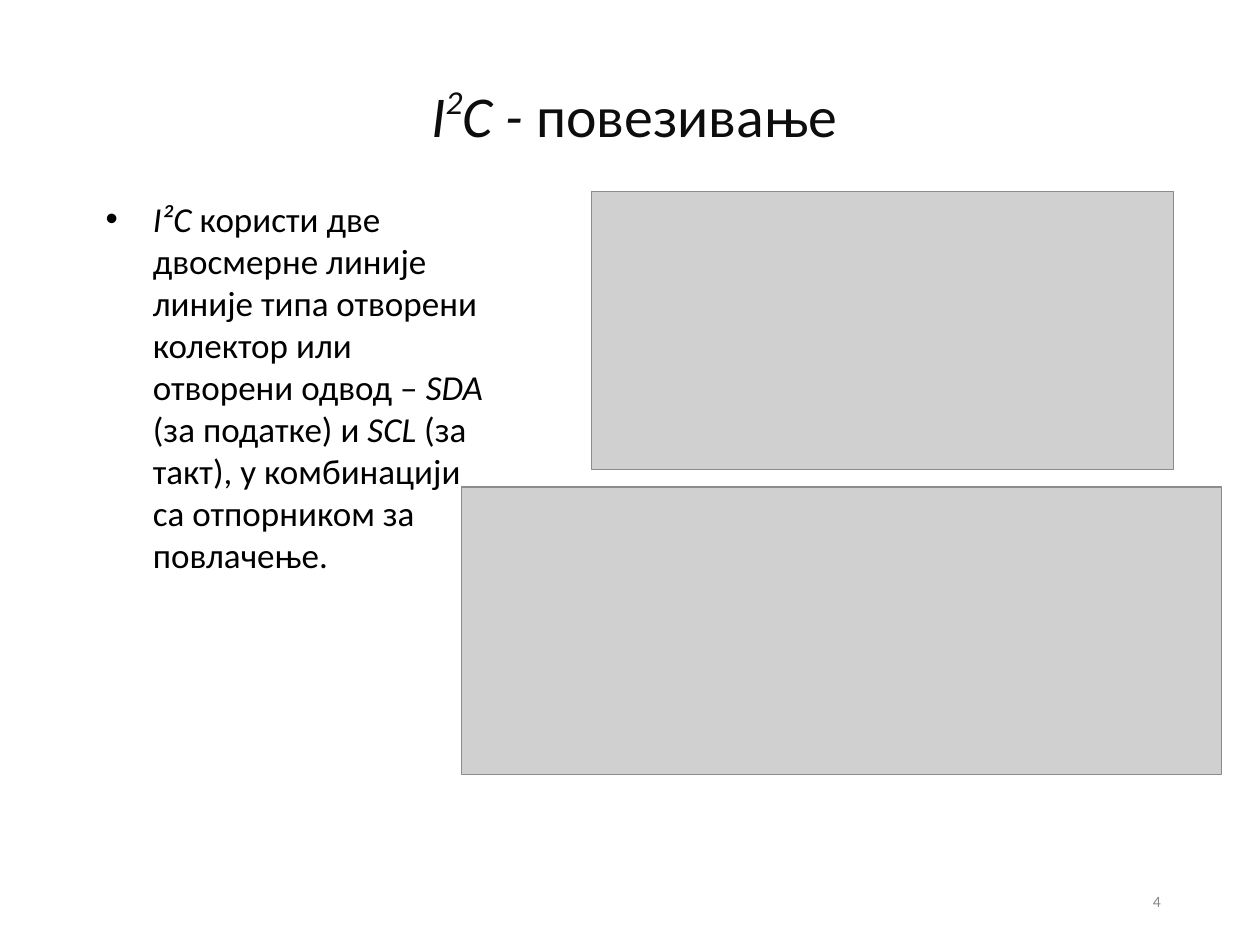
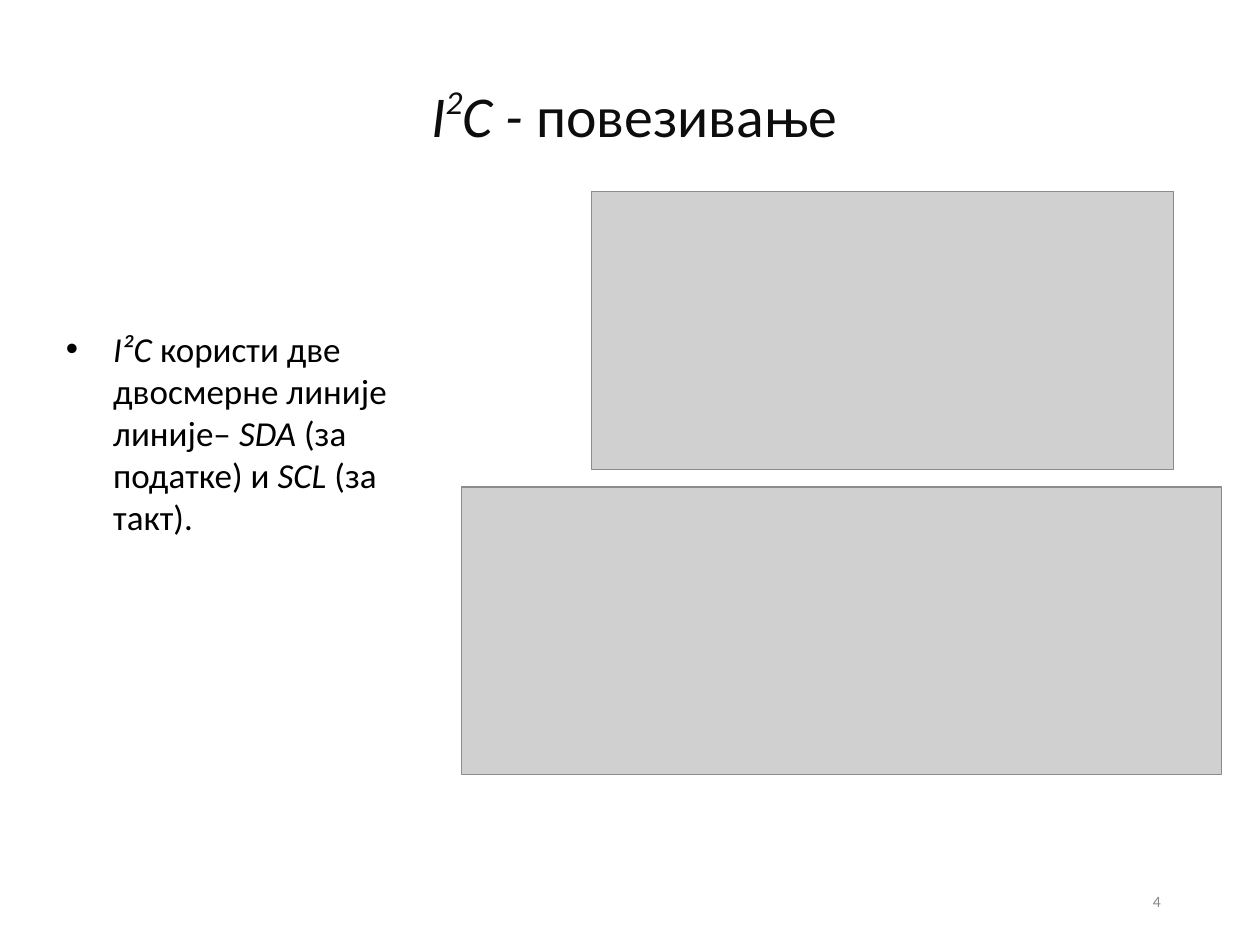
Before and after one commit to fjasic/bsc, a slide deck: slide 4 of documentation/Filip_Jasic_RA46-2014-prezentacija.ppt. Drawn at 1260x945 pixels with LibreOffice and Linux fonts; fonts in the diff are those of the drawing; grey boxes stand for pictures; background and template pictures are left out. Boxes give left, top, right and bottom in pixels: in the first picture for what was removed or moved away, otherwise in the second. Text is boxed around its words. In the diff, an @@ line names an element or a change of style, - is before the commit and + after.

```diff
--- a/documentation/Filip_Jasic_RA46-2014-prezentacija.ppt
+++ b/documentation/Filip_Jasic_RA46-2014-prezentacija.ppt
@@ text at (113,335,386,535): text changed @@
-• I²C користи две двосмерне линије линије типа отворени колектор или отворени одвод – SDA (за податке) и SCL (за такт), у комбинацији са отпорником за повлачење.
+• I²C користи две двосмерне линије линије– SDA (за податке) и SCL (за такт).
```
Also in this commit, not shown: 8 other slides changed, 6 other files.
